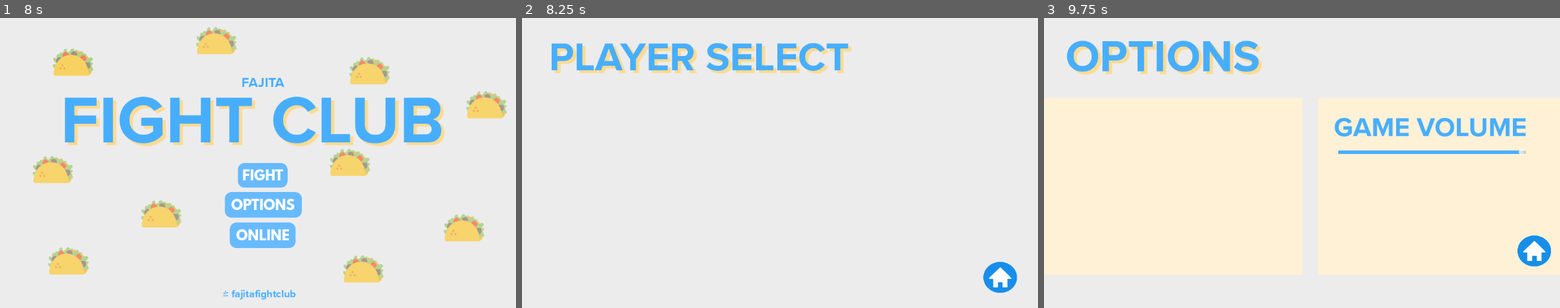
Above: before the commit, frames 1-3 (left to right).
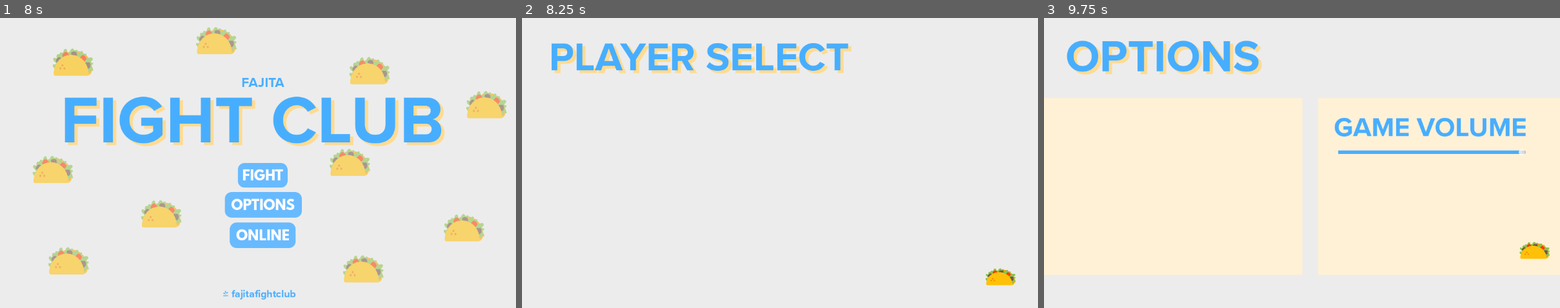
Above: after the commit, the same moments.

Repository: matousposp/FajitaFightClub
Game: Godot game, scene res://main scenes/video_stream_player.tscn
Two runs of this game, one before a commit and one after it. Both use one fixed random seed, a clock stepped at 60 frames per second and the inputs below. Video files are missing from this copy of the repository; at most half a second of black plays in their place.
Inputs (mouse positions are in pixels of both pictures, inside the frame that each line leads up to):
- Up to frame 1 (8 s): tap Enter at 0.5, 2, 3.5 s; move the mouse to (371, 148) at 0.52 s; tap Space at 1.25, 2.75, 4.25 s; move the mouse to (154, 177) at 1.27 s; move the mouse to (309, 99) at 2.02 s; move the mouse to (232, 221) at 2.77 s; move the mouse to (412, 206) at 3.52 s; move the mouse to (103, 119) at 4.27 s; move the mouse to (283, 163) at 5.02 s; move the mouse to (180, 90) at 5.77 s; move the mouse to (371, 148) at 6.52 s; move the mouse to (154, 177) at 7.27 s
- Up to frame 2 (8.25 s): click "FIGHT" at 8 s
- Up to frame 3 (9.75 s): click (1523, 276) at 8.75 s; click "OPTIONS" at 9.5 s

Frame 1 is identical in both runs. In frame 2, 0.6% of the frame differs, in the area x 89-96%, y 84-95%; in frame 3, 0.6%, in the area x 91-99%, y 74-86%.

Commit message:
btns

Diff:
--- a/Multiplayer/scenes/server.tscn
+++ b/Multiplayer/scenes/server.tscn
@@ -1,9 +1,11 @@
-[gd_scene load_steps=19 format=3 uid="uid://rnsitdrx3lh0"]
+[gd_scene load_steps=24 format=3 uid="uid://rnsitdrx3lh0"]
 
 [ext_resource type="Script" path="res://Multiplayer/scripts/server.gd" id="1_5vhub"]
 [ext_resource type="FontFile" uid="uid://boxdnct10edu7" path="res://extra/LeagueSpartan-Bold.otf" id="2_cg03x"]
 [ext_resource type="Texture2D" uid="uid://dgiu833stxyfu" path="res://assets/1.jpg" id="2_qv4mb"]
 [ext_resource type="FontFile" uid="uid://2hiemraph8s5" path="res://extra/Fontspring-DEMO-proximanova-bold.otf" id="3_8qb3f"]
+[ext_resource type="Texture2D" uid="uid://dfccgk4yemg7j" path="res://assets/t2.png" id="5_uv4pm"]
+[ext_resource type="Script" path="res://main scripts/TextureButton.gd" id="6_cmrbh"]
 
 [sub_resource type="StyleBoxFlat" id="StyleBoxFlat_aknhl"]
 bg_color = Color(0.278431, 0.682353, 1, 1)
@@ -115,6 +117,44 @@
 corner_radius_bottom_left = 15
 expand_margin_top = 8.0
 shadow_color = Color(0, 0, 0, 0.627451)
+
+[sub_resource type="Animation" id="Animation_i2wv3"]
+length = 0.001
+tracks/0/type = "value"
+tracks/0/imported = false
+tracks/0/enabled = true
+tracks/0/path = NodePath(".:modulate")
+tracks/0/interp = 1
+tracks/0/loop_wrap = true
+tracks/0/keys = {
+"times": PackedFloat32Array(0),
+"transitions": PackedFloat32Array(1),
+"update": 0,
+"values": [Color(1, 1, 1, 1)]
+}
+
+[sub_resource type="Animation" id="Animation_sceex"]
+resource_name = "hover"
+length = 0.4
+loop_mode = 1
+tracks/0/type = "value"
+tracks/0/imported = false
+tracks/0/enabled = true
+tracks/0/path = NodePath(".:modulate")
+tracks/0/interp = 1
+tracks/0/loop_wrap = true
+tracks/0/keys = {
+"times": PackedFloat32Array(0, 0.2, 0.4),
+"transitions": PackedFloat32Array(1, 1, 1),
+"update": 0,
+"values": [Color(1, 1, 1, 1), Color(1, 1, 1, 0), Color(1, 1, 1, 1)]
+}
+
+[sub_resource type="AnimationLibrary" id="AnimationLibrary_ejxoo"]
+_data = {
+"RESET": SubResource("Animation_i2wv3"),
+"hover": SubResource("Animation_sceex")
+}
 
 [node name="Control" type="Control"]
 layout_mode = 3
@@ -227,6 +267,25 @@
 theme_override_styles/focus = SubResource("StyleBoxFlat_w3tb4")
 text = "COPY"
 
+[node name="TextureButton" type="TextureButton" parent="."]
+offset_left = 1030.0
+offset_top = 545.0
+offset_right = 1530.0
+offset_bottom = 1092.0
+scale = Vector2(0.150548, 0.126708)
+texture_normal = ExtResource("5_uv4pm")
+texture_pressed = ExtResource("5_uv4pm")
+texture_hover = ExtResource("5_uv4pm")
+texture_disabled = ExtResource("5_uv4pm")
+texture_focused = ExtResource("5_uv4pm")
+stretch_mode = 0
+script = ExtResource("6_cmrbh")
+
+[node name="AnimationPlayer" type="AnimationPlayer" parent="TextureButton"]
+libraries = {
+"": SubResource("AnimationLibrary_ejxoo")
+}
+
 [connection signal="pressed" from="Host" to="." method="_on_host_pressed"]
 [connection signal="pressed" from="Join" to="." method="_on_join_pressed"]
 [connection signal="pressed" from="Copy" to="." method="_on_copy_pressed"]
--- a/main scenes/character_select.tscn
+++ b/main scenes/character_select.tscn
@@ -1,7 +1,7 @@
 [gd_scene load_steps=7 format=3 uid="uid://6l602pnrkpki"]
 
 [ext_resource type="FontFile" uid="uid://2hiemraph8s5" path="res://extra/Fontspring-DEMO-proximanova-bold.otf" id="1_aufxw"]
-[ext_resource type="Texture2D" uid="uid://dilv0o177nqif" path="res://assets/2176395-removebg-preview.png" id="2_qg5e5"]
+[ext_resource type="Texture2D" uid="uid://dfccgk4yemg7j" path="res://assets/t2.png" id="2_4g2lm"]
 [ext_resource type="Script" path="res://main scripts/TextureButton.gd" id="3_e6p2o"]
 
 [sub_resource type="Animation" id="Animation_i2wv3"]
@@ -68,11 +68,11 @@
 offset_right = 1530.0
 offset_bottom = 1092.0
 scale = Vector2(0.150548, 0.126708)
-texture_normal = ExtResource("2_qg5e5")
-texture_pressed = ExtResource("2_qg5e5")
-texture_hover = ExtResource("2_qg5e5")
-texture_disabled = ExtResource("2_qg5e5")
-texture_focused = ExtResource("2_qg5e5")
+texture_normal = ExtResource("2_4g2lm")
+texture_pressed = ExtResource("2_4g2lm")
+texture_hover = ExtResource("2_4g2lm")
+texture_disabled = ExtResource("2_4g2lm")
+texture_focused = ExtResource("2_4g2lm")
 stretch_mode = 0
 script = ExtResource("3_e6p2o")
 
--- a/main scenes/options.tscn
+++ b/main scenes/options.tscn
@@ -1,7 +1,7 @@
 [gd_scene load_steps=10 format=3 uid="uid://cjlrfxv51r3sa"]
 
 [ext_resource type="FontFile" uid="uid://2hiemraph8s5" path="res://extra/Fontspring-DEMO-proximanova-bold.otf" id="1_nyxa8"]
-[ext_resource type="Texture2D" uid="uid://dilv0o177nqif" path="res://assets/2176395-removebg-preview.png" id="2_n6wf2"]
+[ext_resource type="Texture2D" uid="uid://dfccgk4yemg7j" path="res://assets/t2.png" id="2_y0ia7"]
 [ext_resource type="Script" path="res://main scripts/TextureButton.gd" id="3_g0p7y"]
 [ext_resource type="Script" path="res://main scripts/HSlider.gd" id="4_f365g"]
 [ext_resource type="AudioStream" uid="uid://b6pxvj16ap1xv" path="res://breaking-news-in-2029-5994.mp3" id="5_qunju"]
@@ -88,11 +88,11 @@
 offset_right = 1557.0
 offset_bottom = 1033.0
 scale = Vector2(0.150548, 0.126708)
-texture_normal = ExtResource("2_n6wf2")
-texture_pressed = ExtResource("2_n6wf2")
-texture_hover = ExtResource("2_n6wf2")
-texture_disabled = ExtResource("2_n6wf2")
-texture_focused = ExtResource("2_n6wf2")
+texture_normal = ExtResource("2_y0ia7")
+texture_pressed = ExtResource("2_y0ia7")
+texture_hover = ExtResource("2_y0ia7")
+texture_disabled = ExtResource("2_y0ia7")
+texture_focused = ExtResource("2_y0ia7")
 stretch_mode = 0
 script = ExtResource("3_g0p7y")
 
